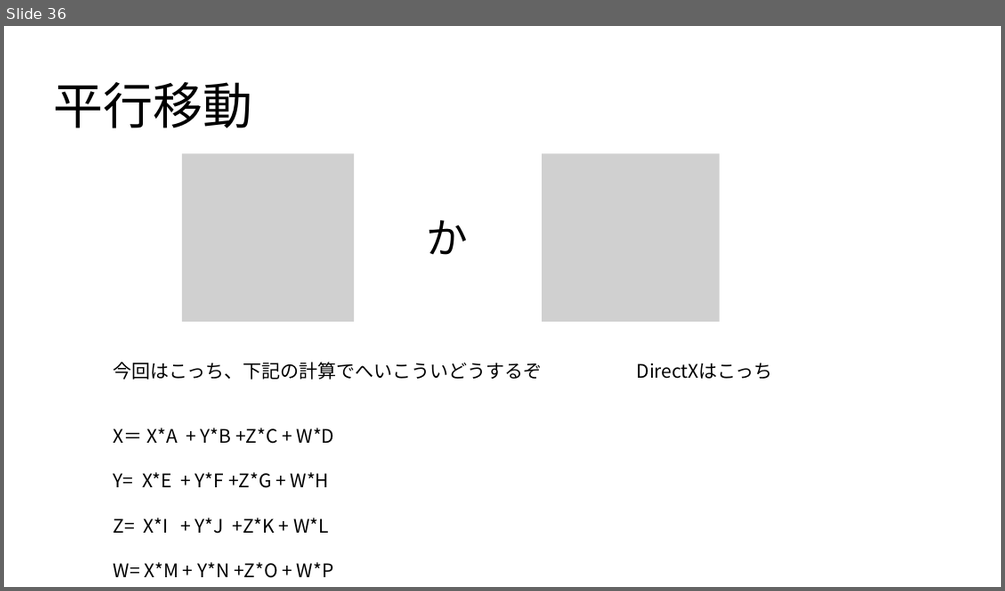
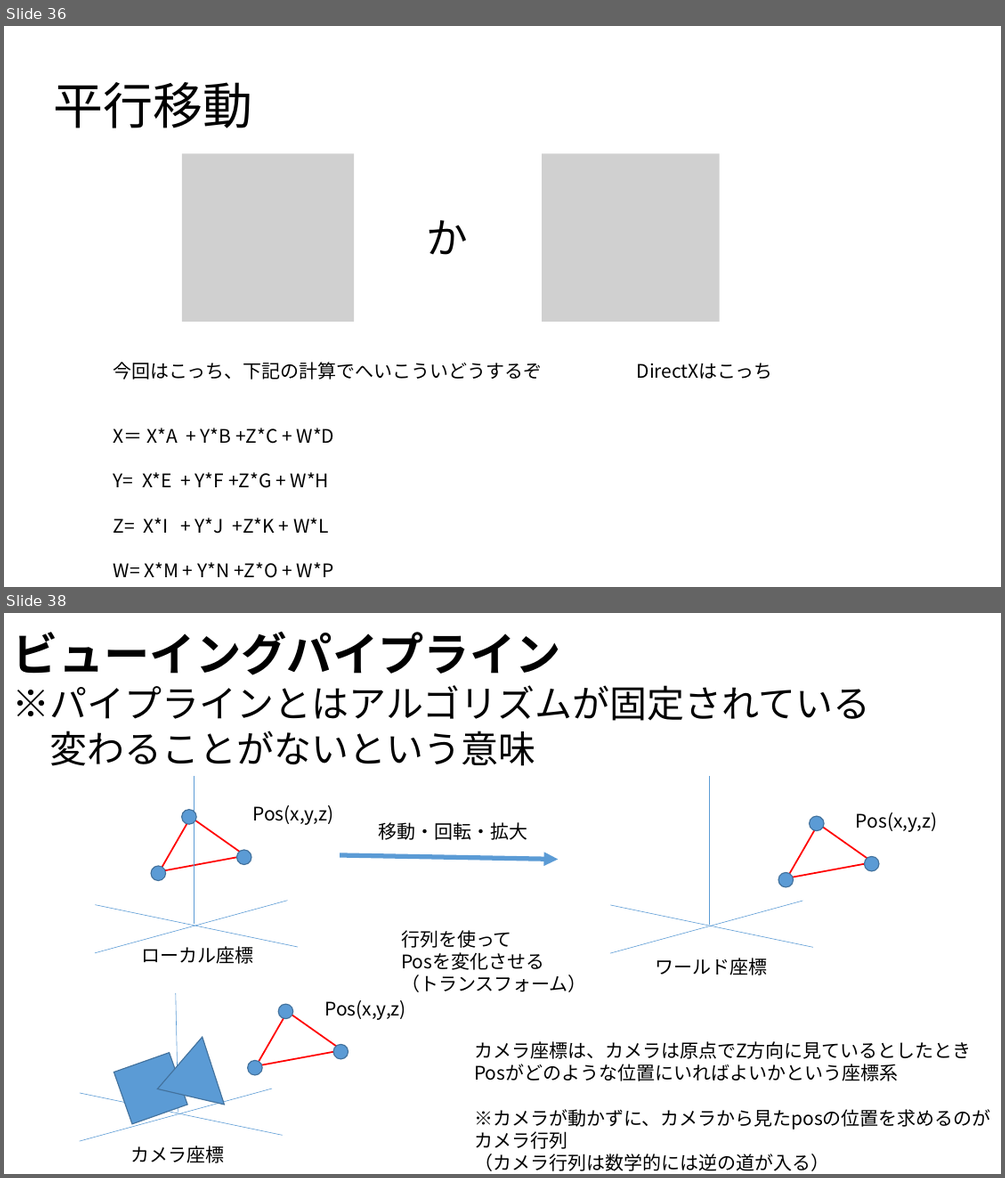
Before and after one commit to UMA729/MySchoolDatas, a slide deck: ゲ数Ⅱ/ゲーム数学.pptx. Shown one above the other, each under a label of ours: slide 36 before the commit, slides 36 and 38 after it; the slides between them are not shown. The pictures are 1005x591 and 1005x1178 pixels, drawn with LibreOffice and Linux fonts; fonts in the diff are those of the drawing; grey boxes stand for pictures. Boxes give left, top, right and bottom in pixels: in the first picture for what was removed or moved away, otherwise in the second. Text is boxed around its words. In the diff, an @@ line names an element or a change of style, - is before the commit and + after.

```diff
--- a/ゲ数Ⅱ/ゲーム数学.pptx
+++ b/ゲ数Ⅱ/ゲーム数学.pptx
@@ slide 38 added at (x1=4, y1=613, x2=1001, y2=1174), background #FFFFFF @@
@@ text added at (x1=13, y1=632, x2=870, y2=766), 36 pt, text #000000 @@
+ビューイングパイプライン
+※パイプラインとはアルゴリズムが固定されている
+変わることがないという意味
@@ line added from (709, 776) to (709, 925), #5B9BD5 0.5 pt @@
@@ text added at (x1=252, y1=805, x2=333, y2=825), 18 pt, text #000000 @@
+Pos(x,y,z)
@@ text added at (x1=379, y1=822, x2=528, y2=840), 18 pt, text #000000 @@
+移動・回転・拡大
@@ line added from (787, 877) to (819, 823), #FF0000 1.5 pt @@
@@ ellipse added at (x1=809, y1=817, x2=825, y2=831), fill #5B9BD5, outline #43739E 1 pt @@
@@ line added from (817, 822) to (873, 862), #FF0000 1.5 pt @@
@@ text added at (x1=856, y1=812, x2=937, y2=832), 18 pt, text #000000 @@
+Pos(x,y,z)
@@ arrow added from (340, 855) to (558, 859), #5B9BD5 4.5 pt @@
@@ ellipse added at (x1=778, y1=873, x2=793, y2=887), fill #5B9BD5, outline #43739E 1 pt @@
@@ line added from (788, 877) to (872, 863), #FF0000 1.5 pt @@
@@ ellipse added at (x1=865, y1=856, x2=880, y2=871), fill #5B9BD5, outline #43739E 1 pt @@
@@ group added at (x1=95, y1=775, x2=298, y2=953): 6 lines, 3 ellipses @@
@@ line added from (802, 900) to (610, 953), #5B9BD5 0.5 pt @@
@@ line added from (610, 905) to (813, 948), #5B9BD5 0.5 pt @@
@@ text added at (x1=401, y1=930, x2=587, y2=992), 18 pt, text #000000 @@
+行列を使って
+Posを変化させる
+（トランスフォーム）
@@ text added at (x1=142, y1=946, x2=254, y2=964), 18 pt, text #000000 @@
+ローカル座標
@@ text added at (x1=655, y1=957, x2=767, y2=975), 18 pt, text #000000 @@
+ワールド座標
@@ line added from (176, 993) to (178, 1112), #5B9BD5 0.5 pt @@
@@ line added from (256, 1066) to (288, 1011), #FF0000 1.5 pt @@
@@ ellipse added at (x1=278, y1=1004, x2=293, y2=1019), fill #5B9BD5, outline #43739E 1 pt @@
@@ line added from (286, 1011) to (342, 1050), #FF0000 1.5 pt @@
@@ text added at (x1=325, y1=1000, x2=406, y2=1020), 18 pt, text #000000 @@
+Pos(x,y,z)
@@ triangle added at (x1=146, y1=1037, x2=224, y2=1122), fill #5B9BD5, outline #43739E 1 pt @@
@@ rectangle added at (x1=113, y1=1053, x2=187, y2=1125), fill #5B9BD5, outline #43739E 1 pt @@
@@ ellipse added at (x1=248, y1=1060, x2=263, y2=1075), fill #5B9BD5, outline #43739E 1 pt @@
@@ line added from (257, 1066) to (341, 1051), #FF0000 1.5 pt @@
@@ ellipse added at (x1=334, y1=1045, x2=348, y2=1060), fill #5B9BD5, outline #43739E 1 pt @@
@@ text added at (x1=474, y1=1041, x2=991, y2=1171), 18 pt, text #000000 @@
+カメラ座標は、カメラは原点でZ方向に見ているとしたとき
+Posがどのような位置にいればよいかという座標系
+※カメラが動かずに、カメラから見たposの位置を求めるのが
+カメラ行列
+（カメラ行列は数学的には逆の道が入る）
@@ line added from (272, 1088) to (80, 1141), #5B9BD5 0.5 pt @@
@@ line added from (80, 1093) to (283, 1135), #5B9BD5 0.5 pt @@
@@ text added at (x1=130, y1=1145, x2=224, y2=1163), 18 pt, text #000000 @@
+カメラ座標
```
Also in this commit, not shown: 1 slide changed, 10 other slides added, 27 other files.
